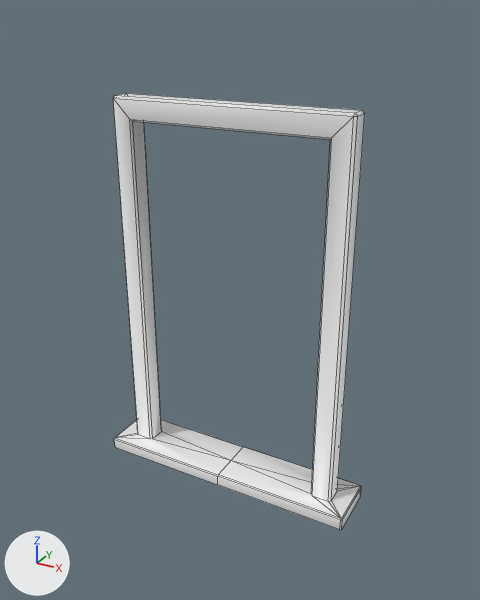
One commit to the FBX model Assets/Imports/Portal 2.fbx: the scene before it, then after it.
Both versions are drawn from a 50 mm lens placed at (5.54, -9.7, 8.68), pointed at (0.23, -0.04, 3.84). The axes (+X, +Y, +Z) are drawn at lower left. The lights are the same throughout. The older version comes first. Mesh edges are drawn as thin lines.
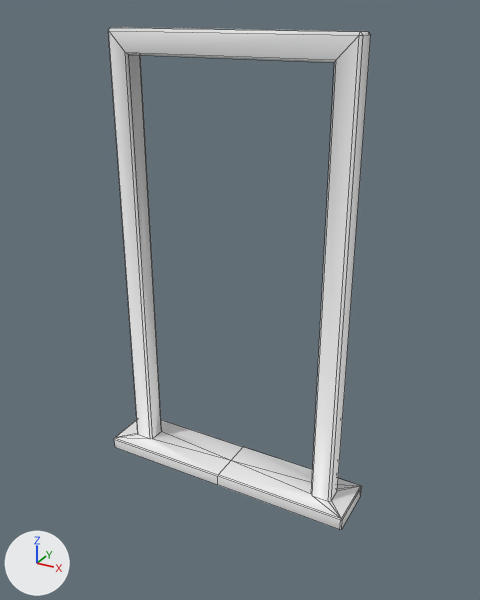
The edits, one by one:
me_cube_001 is used by ob_cube_001; location (0.0, 0.0, 0.0).
me_cube_001 had 63 vertices, 66 faces and spanned x -2.6..2.6, y -0.55..0.55, z -0.04..7.28.
me_cube_001 now has 63 vertices, 66 faces and spans x -2.6..2.6, y -0.55..0.55, z -0.04..8.37.
me_cube_001 part 1: all 20 vertices in x -2.25..2.25, y -0.2..0.2, z 6.86..7.28 are moved by (0.0, 0.0, 1.09).

Changed parts and their boxes (x1, y1, x2, y2) in the pictures (480 x 600 px; the box of a moved part takes in the faces that stretch with it):
'Cube.001', reshaped (15% taller)
    before: (113, 93, 365, 530)
    after: (108, 27, 371, 530)
part 1 of me_cube_001, moved or reshaped
    before: (113, 93, 365, 478)
    after: (108, 27, 371, 478)
